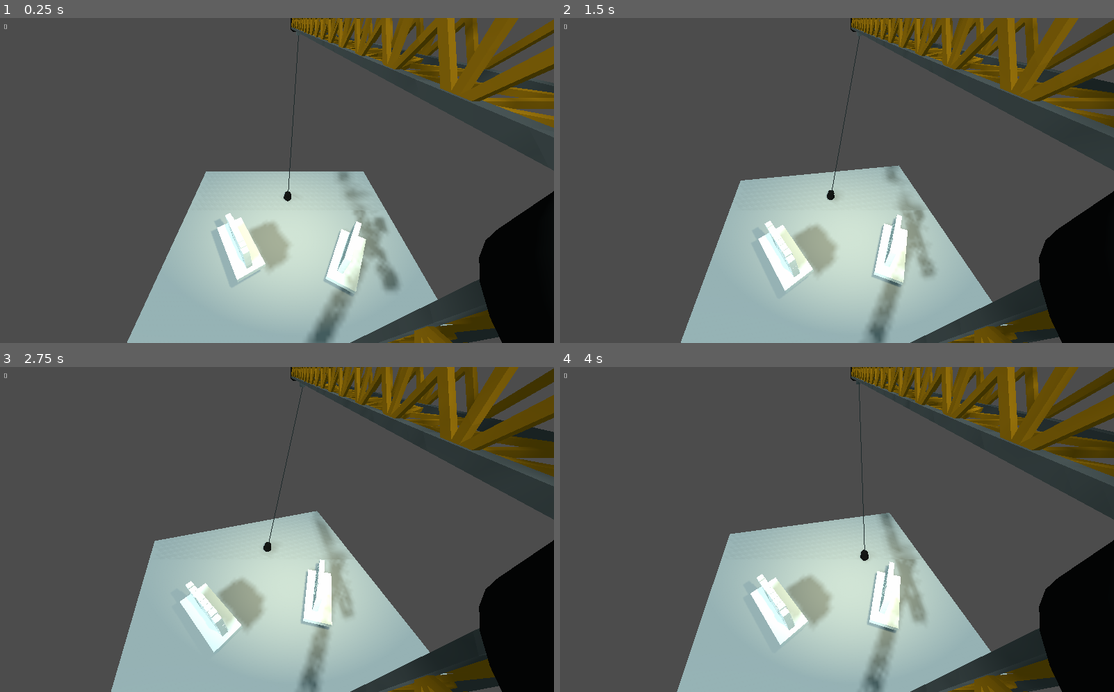
Above: before the commit, frames 1-4 (two rows, left to right).
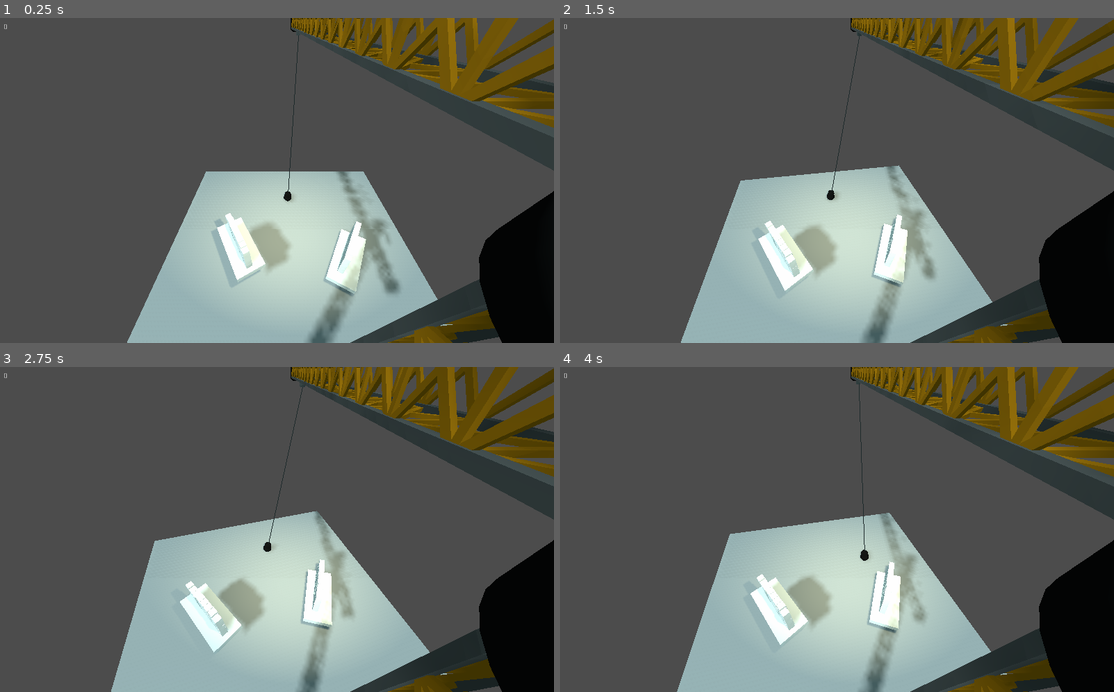
Above: after the commit, the same moments.

Repository: Aroweeri/Get-Rekt
Game: Godot game, scene res://level1.tscn
Same seed, same stepped clock (60 frames per second), same inputs: the game is played once before the commit and once after it.
Inputs (mouse positions are in pixels of both pictures, inside the frame that each line leads up to):
- Up to frame 1 (0.25 s): no input
- Up to frame 2 (1.5 s): tap Enter at 0.5 s; move the mouse to (958, 164) at 0.52 s; press the mouse at (958, 164) at 0.53 s; hold E (rotate_right) 0.53-1.28 s; move the mouse to (726, 196) at 1.27 s; release the mouse at (726, 196) at 1.28 s; hold O (backward) from 1.28 s (still down); right-click (726, 196) at 1.35 s
- Up to frame 3 (2.75 s): move the mouse to (332, 458) at 2.02 s; release O (backward) at 2.03 s; press the mouse at (332, 458) at 2.03 s; hold E (rotate_right) from 2.03 s (still down)
- Up to frame 4 (4 s): move the mouse to (809, 594) at 2.77 s; release E (rotate_right) at 2.78 s; release the mouse at (809, 594) at 2.78 s; hold , (forward) 2.78-3.53 s; right-click (809, 594) at 2.85 s; move the mouse to (1003, 578) at 3.52 s; press the mouse at (1003, 578) at 3.53 s; hold A (rotate_left) from 3.53 s (still down)

The runs differ from the first frame. In frame 1, 0.5% of the frame differs, in the area x 52-100%, y 0-100%; in frame 2, 0.3%; in frame 3, 0.3%; in frame 4, 0.6%, in the area x 41-100%, y 0-100%.

Commit message:
Fix shadows.

Diff:
--- a/level1.tscn
+++ b/level1.tscn
@@ -29,6 +29,8 @@
 transform = Transform( 0.865003, 0.199099, -0.460575, 0.501767, -0.343229, 0.793992, 0, -0.917907, -0.396795, -0.0115964, 12.869, -6.35218 )
 light_color = Color( 0.878431, 0.996078, 1, 1 )
 shadow_enabled = true
+directional_shadow_split_1 = 0.182
+directional_shadow_split_2 = 0.291
 
 [node name="WorldEnvironment" type="WorldEnvironment" parent="."]
 environment = SubResource( 1 )
